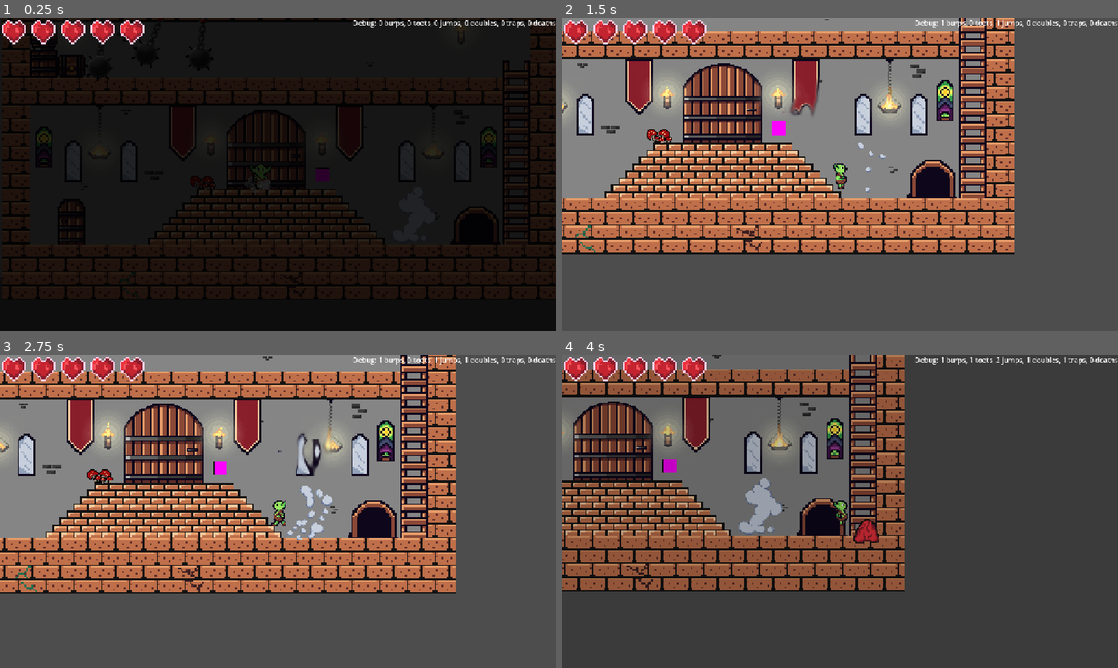
Above: before the commit, frames 1-4 (two rows, left to right).
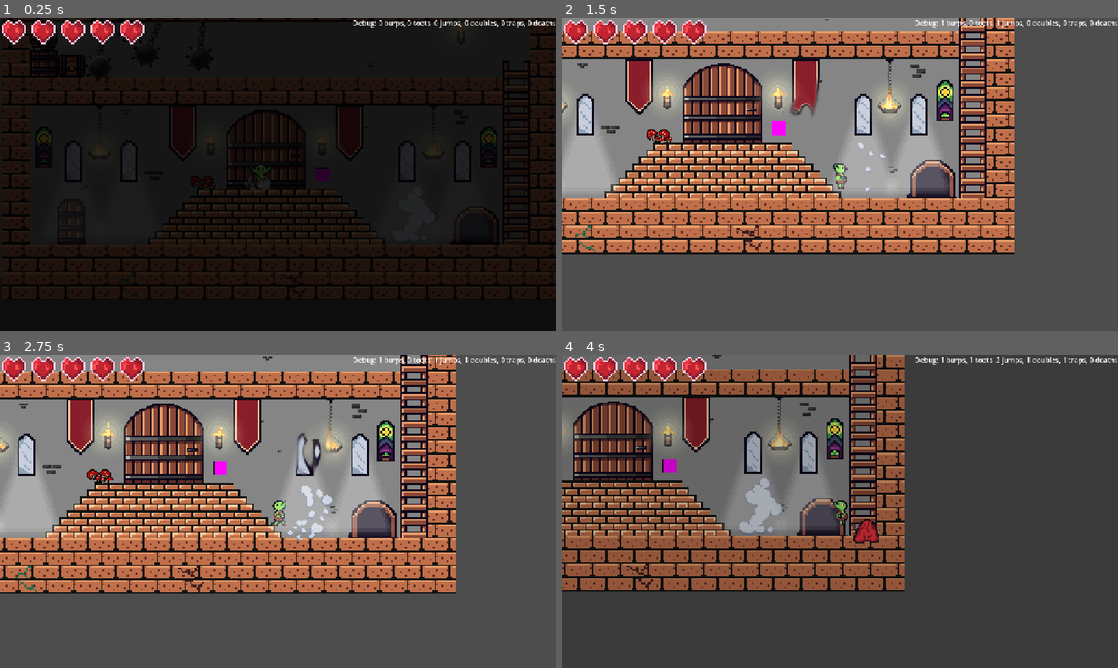
Above: after the commit, the same moments.

Repository: RealAmandaLive/OrcBurp
Game: Godot game, scene res://scenes/main.tscn
Same seed, same stepped clock (60 frames per second), same inputs: the game is played once before the commit and once after it.
Inputs (mouse positions are in pixels of both pictures, inside the frame that each line leads up to):
- Up to frame 1 (0.25 s): no input
- Up to frame 2 (1.5 s): tap Enter at 0.5 s; move the mouse to (962, 158) at 0.52 s; hold Right (right) from 0.53 s (still down); tap Shift (burp) at 0.6 s; click (962, 158) at 0.67 s; tap Space (jump) at 0.77 s; move the mouse to (728, 190) at 1.27 s; tap W (climb) at 1.35 s
- Up to frame 3 (2.75 s): tap Space (jump) at 1.52 s; move the mouse to (333, 442) at 2.02 s; release Right (right) at 2.03 s; hold Left (left) from 2.03 s (still down); hold E (interact) from 2.03 s (still down)
- Up to frame 4 (4 s): move the mouse to (812, 574) at 2.77 s; release Left (left) at 2.78 s; release E (interact) at 2.78 s; hold Right (right) from 2.78 s (still down); tap G (throw) at 2.85 s; click (812, 574) at 2.92 s; tap Space (jump) at 3.02, 3.77 s; move the mouse to (1006, 558) at 3.52 s; tap Ctrl (toot) at 3.6 s

The runs differ from the first frame. In frame 2, 4.3% of the frame differs, in the area x 0-70%, y 34-57%; in frame 3, 4.2%; in frame 4, 2.0%.

Commit message:
window light shaft sprite

Diff:
--- /dev/null
+++ b/orc-burp-godot/assets/Environment/window_light_shaft.tscn
@@ -0,0 +1,11 @@
+[gd_scene format=3 uid="uid://dw0bd77g064wy"]
+
+[ext_resource type="Texture2D" uid="uid://cmxmm1he4ql2i" path="res://assets/Environment/window-light-shaft.png" id="1_snisf"]
+
+[node name="window-light-shaft" type="Node2D" unique_id=1434473305]
+
+[node name="Sprite2D" type="Sprite2D" parent="." unique_id=200407956]
+modulate = Color(1, 1, 1, 0.3137255)
+position = Vector2(0, 72)
+scale = Vector2(4, 4)
+texture = ExtResource("1_snisf")
--- a/orc-burp-godot/scenes/level1.tscn
+++ b/orc-burp-godot/scenes/level1.tscn
@@ -13,6 +13,7 @@
 [ext_resource type="PackedScene" uid="uid://b1qx67dar5t4v" path="res://assets/Environment/spinning_hazard.tscn" id="11_u3awl"]
 [ext_resource type="PackedScene" uid="uid://cw3c22e81pyar" path="res://scenes/steamHazard.tscn" id="12_f31uk"]
 [ext_resource type="PackedScene" uid="uid://btgtlq828wo4m" path="res://assets/Environment/mushroom_cluster_big.tscn" id="13_f31uk"]
+[ext_resource type="PackedScene" uid="uid://dw0bd77g064wy" path="res://assets/Environment/window_light_shaft.tscn" id="14_gnai3"]
 
 [sub_resource type="RectangleShape2D" id="RectangleShape2D_m7ahb"]
 size = Vector2(57, 48)
@@ -102,3 +103,17 @@
 
 [node name="mushroom-cluster-big" parent="." unique_id=1815278579 instance=ExtResource("13_f31uk")]
 position = Vector2(471, 516)
+
+[node name="window light shafts" type="Node2D" parent="." unique_id=463019620]
+
+[node name="window-light-shaft" parent="window light shafts" unique_id=1434473305 instance=ExtResource("14_gnai3")]
+position = Vector2(297, 470)
+
+[node name="window-light-shaft2" parent="window light shafts" unique_id=565237629 instance=ExtResource("14_gnai3")]
+position = Vector2(169, 470)
+
+[node name="window-light-shaft3" parent="window light shafts" unique_id=878579065 instance=ExtResource("14_gnai3")]
+position = Vector2(937, 470)
+
+[node name="window-light-shaft4" parent="window light shafts" unique_id=1716078657 instance=ExtResource("14_gnai3")]
+position = Vector2(1065, 470)
Binary file added: orc-burp-godot/assets/Environment/window-light-shaft.png
Not shown, added: orc-burp-godot/assets/Environment/window-light-shaft.png.import
Not shown, added: art-source-files/window-light-shaft-8-colour.psd
Not shown, added: art-source-files/window-light-shaft.psd
